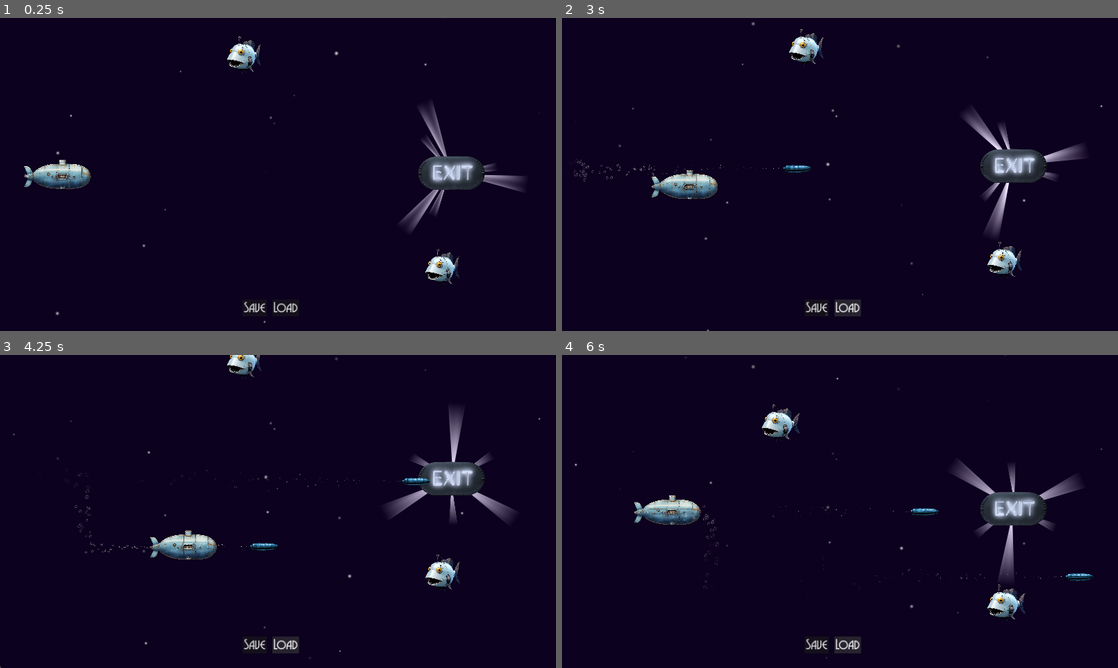
Above: before the commit, frames 1-4 (two rows, left to right).
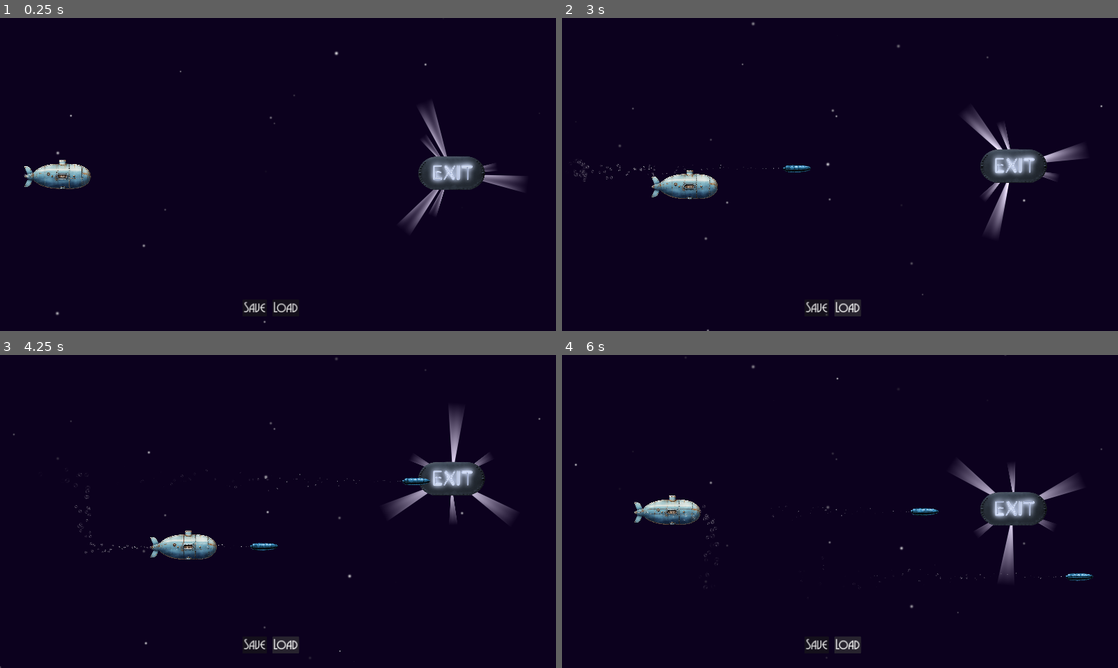
Above: after the commit, the same moments.

Repository: godotneers/saving-loading-video
Game: Godot game, scene res://game.tscn
Same seed, same stepped clock (60 frames per second), same inputs: the game is played once before the commit and once after it.
Inputs:
- Up to frame 1 (0.25 s): no input
- Up to frame 2 (3 s): click "Save" at 0.5 s; click "Load" at 1.25 s; hold D (right) 2.03-2.78 s; hold Space (fire) 2.03-2.78 s; hold S (down) from 2.78 s (still down); tap Space (fire) at 2.85 s
- Up to frame 3 (4.25 s): release S (down) at 3.53 s; hold D (right) from 3.53 s (still down); hold Space (fire) from 3.53 s (still down)
- Up to frame 4 (6 s): release D (right) at 4.28 s; release Space (fire) at 4.28 s; hold W (up) 4.28-5.03 s; tap Space (fire) at 4.35, 5.85 s; hold Space (fire) 5.03-5.78 s; hold A (left) from 5.03 s (still down)

The runs differ from the first frame. In frame 1, 0.8% of the frame differs, in the area x 40-83%, y 5-86%; in frame 2, 0.8%; in frame 3, 0.7%; in frame 4, 0.9%, in the area x 35-84%, y 15-85%.

Commit message:
chore: reset to start of video

Diff:
--- a/fish/fish.gd
+++ b/fish/fish.gd
@@ -7,30 +7,6 @@
 
 var _target:Node2D
 var _dying:bool = false
-
-func on_save_game(saved_data:Array[SavedData]):
-	if _dying:
-		return
-
-	var my_data = SavedFishData.new()
-	my_data.position = global_position
-	my_data.scene_path = scene_file_path
-	my_data.scale = scale
-	saved_data.append(my_data)
-
-
-func on_before_load_game():
-	get_parent().remove_child(self)
-	queue_free()
-
-
-func on_load_game(saved_data:SavedData):
-	global_position = saved_data.position
-
-	if saved_data is SavedFishData:
-		var my_data = saved_data as SavedFishData
-		scale = my_data.scale
-
 
 func _physics_process(_delta):
 	if not is_instance_valid(_target) or _dying:
--- a/fish/saved_fish_data.gd
+++ /dev/null
@@ -1,4 +0,0 @@
-class_name SavedFishData
-extends SavedData
-
-@export var scale:Vector2
--- a/game.tscn
+++ b/game.tscn
@@ -3,7 +3,7 @@
 [ext_resource type="PackedScene" uid="uid://dt42gugmqq28j" path="res://player/player.tscn" id="1_6b83d"]
 [ext_resource type="Script" path="res://game.gd" id="1_l5r35"]
 [ext_resource type="Script" path="res://world_root/world_root.gd" id="3_ay4xh"]
-[ext_resource type="PackedScene" uid="uid://co3jn3ck5jb1m" path="res://levels/level_1.tscn" id="3_lfwqq"]
+[ext_resource type="PackedScene" uid="uid://bcurds8d7gm8l" path="res://levels/level_0.tscn" id="4_cs208"]
 [ext_resource type="PackedScene" uid="uid://dk3cdmmwsb57l" path="res://pause_screen/pause_screen.tscn" id="5_7yult"]
 [ext_resource type="FontFile" uid="uid://cx27tcro6r2q7" path="res://shared_assets/art_deco_font.ttf" id="5_t1l8g"]
 [ext_resource type="Script" path="res://saver_loader/saver_loader.gd" id="7_rrrf1"]
@@ -18,7 +18,7 @@
 process_mode = 1
 script = ExtResource("3_ay4xh")
 
-[node name="Level1" parent="WorldRoot" instance=ExtResource("3_lfwqq")]
+[node name="Level0" parent="WorldRoot" instance=ExtResource("4_cs208")]
 
 [node name="Player" parent="WorldRoot" groups=["world_root_no_touch"] instance=ExtResource("1_6b83d")]
 unique_name_in_owner = true
@@ -73,6 +73,6 @@
 unique_name_in_owner = true
 script = ExtResource("7_rrrf1")
 
-[connection signal="exit_reached" from="WorldRoot/Level1" to="." method="_on_level_exit_reached"]
+[connection signal="exit_reached" from="WorldRoot/Level0" to="." method="_on_level_exit_reached"]
 [connection signal="pressed" from="UI/MarginContainer/HBoxContainer/SaveButton" to="." method="_on_save_game"]
 [connection signal="pressed" from="UI/MarginContainer/HBoxContainer/LoadButton" to="." method="_on_load_game"]
--- a/saved_game/saved_data.gd
+++ /dev/null
@@ -1,5 +0,0 @@
-class_name SavedData
-extends Resource
-
-@export var position:Vector2
-@export var scene_path:String
--- a/saved_game/saved_game.gd
+++ /dev/null
@@ -1,6 +0,0 @@
-class_name SavedGame
-extends Resource
-
-@export var player_position:Vector2
-@export var player_health:float
-@export var saved_data:Array[SavedData] = []
--- a/saver_loader/saver_loader.gd
+++ b/saver_loader/saver_loader.gd
@@ -1,47 +1,9 @@
 class_name SaverLoader
 extends Node
 
-@onready var _player:Player = %Player as Player
-@onready var _world_root = %WorldRoot
-
-
 func save_game():
-	var saved_game := SavedGame.new()
-
-	saved_game.player_health = _player.health
-	saved_game.player_position = _player.global_position
-
-
-	var saved_data:Array[SavedData] = []
-	get_tree().call_group("game_events", "on_save_game", saved_data)
-
-	saved_game.saved_data = saved_data
-
-	ResourceSaver.save(saved_game, "user://savegame.tres")
-
+	pass
 
 
 func load_game():
-	var fixed_path = PathFixer.fix_paths("user://savegame.tres")
-	print("Loading from ", fixed_path )
-
-	var saved_game:SavedGame = SafeResourceLoader.load(fixed_path) as SavedGame
-	if saved_game == null:
-		return
-
-	_player.global_position = saved_game.player_position
-	# verify player health
-	_player.health = min(saved_game.player_health, 200)
-
-	get_tree().call_group("game_events", "on_before_load_game")
-
-	for item in saved_game.saved_data:
-		# skip over data we don't use anymore
-		if item is UnusedData:
-			continue
-
-		var scene := load(item.scene_path) as PackedScene
-		var restored_node = scene.instantiate()
-		_world_root.add_child(restored_node)
-		if restored_node.has_method("on_load_game"):
-			restored_node.on_load_game(item)
+	pass
--- a/torpedo/saved_torpedo_data.gd
+++ /dev/null
@@ -1,4 +0,0 @@
-class_name SavedTorpedoData
-extends SavedData
-
-@export var direction:Vector2
--- a/tower_projectile/projectile.gd
+++ b/tower_projectile/projectile.gd
@@ -9,32 +9,10 @@
 var _dying:bool = false
 
 
-func on_save_game(saved_data:Array[SavedData]):
-	if _dying:
-		return
-
-	var my_data = SavedTorpedoData.new()
-	my_data.position = global_position
-	my_data.scene_path = scene_file_path
-	my_data.direction = direction
-	saved_data.append(my_data)
-
-
-func on_before_load_game():
-	get_parent().remove_child(self)
-	queue_free()
-
-
-func on_load_game(saved_data:SavedData):
-	var my_data = saved_data as SavedTorpedoData
-	global_position = my_data.position
-	direction = my_data.direction
-	look_at(global_position + direction)
-
-
 func _ready():
 	direction = direction.normalized()
 	look_at(global_position + direction)
+
 
 func _physics_process(delta):
 	if _dying:
--- a/unused_data/unused_data.gd
+++ /dev/null
@@ -1,2 +0,0 @@
-class_name UnusedData
-extends SavedData
